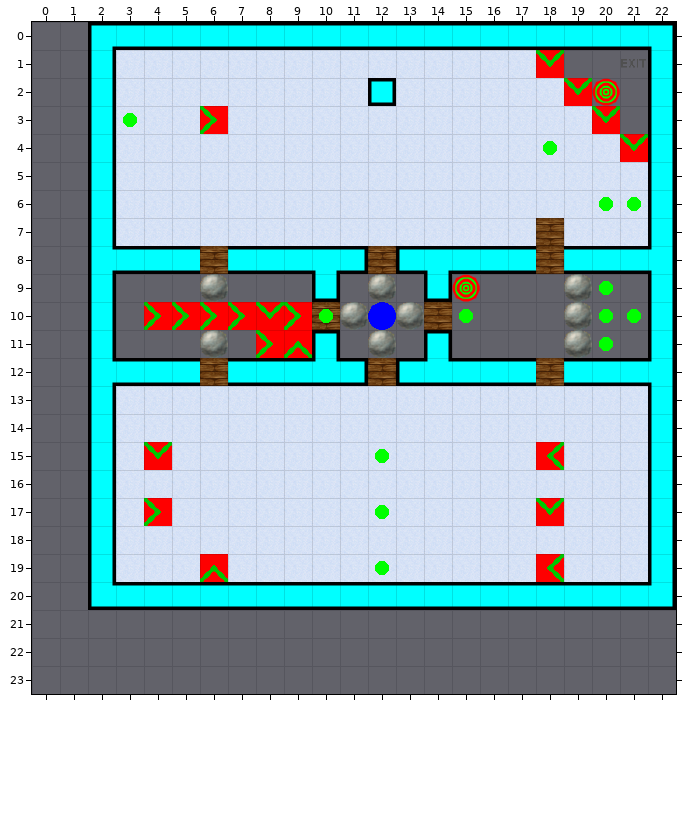
Tiled map, stored at Levels/level13.tmx. The first picture shows the starting point.
Cells are 32x32 px. Shown: x 0..22, y 0..23. The old version is drawn lined up with the new one.
Now the later version:
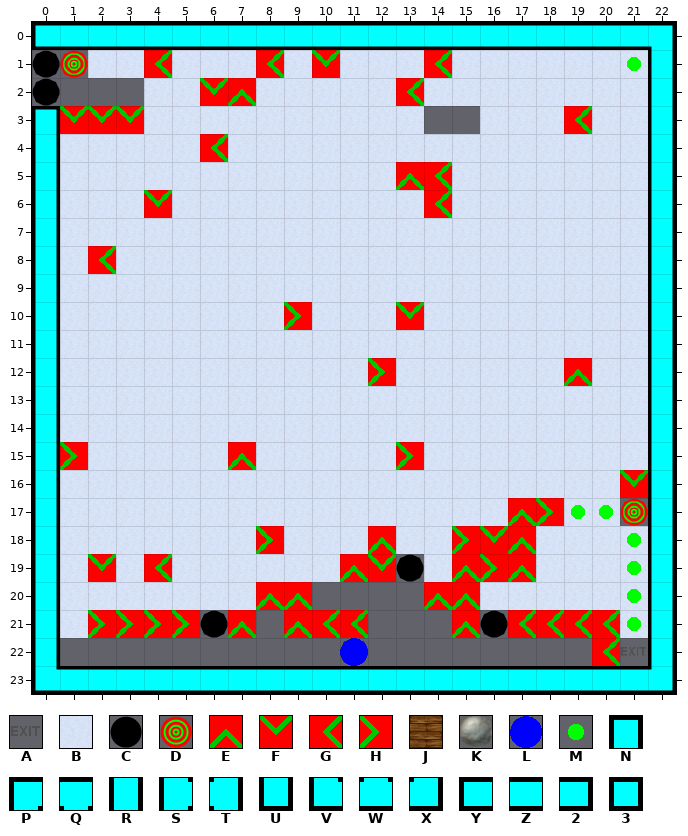
Key: from "Layer0": A 0, B 2, C 3, D 4, E 8, F 9, G 10, H 11; from "Layer1": J 0; from "Layer2": K 0; from "Layer3": L 0, M 1; from "Walls": N 3, P 4, Q 5, R 14, S 15, T 17, U 25, V 26, W 27, X 28, Y 33, Z 34, 2 35, 3 36.
_ is an empty cell, # one hidden under a higher layer.
The edit:
map size 21x21 -> 23x24 cells (old content now starts at 2,0; both pictures use the new coordinates)
Layer "Layer 0":
y 0: x 0..2 __P -> YZZ
y 1: x 0..2 __R -> CDB; x 4 B -> G; x 8 B -> G; x 10 B -> F; x 14 B -> G; x 18..21 F__A -> BBBB
y 2: x 0 _ -> C; x 2..3 RB -> __; x 6..7 BB -> FE; x 12..13 3B -> BG; x 19..21 FD_ -> BBB
y 3: x 0..3 __RB -> NFFF; x 6 H -> B; x 14..15 BB -> __; x 19..21 BF_ -> GBB
y 4: x 0..2 __R -> RBB; x 6 B -> G; x 21 F -> B
y 5: x 0..2 __R -> RBB; x 13..14 BB -> EG
y 6: x 0..2 __R -> RBB; x 4 B -> F; x 14 B -> G
y 7: x 0..2 __R -> RBB; x 18 # -> B
y 8: x 0..22 __SZZZ#ZZZQ2#YQZZZ#ZZZT -> RBGBBBBBBBBBBBBBBBBBBBR
y 9: x 0..21 __R_______U___UD______ -> RBBBBBBBBBBBBBBBBBBBBB
y 10: x 0..8 __R_HHHHF -> RBBBBBBBB; x 10..21 #___#_______ -> BBBFBBBBBBBB
y 11: x 0..21 __R_____HEN___N_______ -> RBBBBBBBBBBBBBBBBBBBBB
y 12: x 0..22 __SZZZ#ZZZW2#YWZZZ#ZZZT -> RBBBBBBBBBBBHBBBBBBEBBR
y 13..14: x 0..2 __R -> RBB
y 15: x 0..2 __R -> RHB; x 4 F -> B; x 7 B -> E; x 13 B -> H; x 18 G -> B
y 16: x 0..2 __R -> RBB; x 21 B -> F
y 17: x 0..2 __R -> RBB; x 4 H -> B; x 17..18 BF -> EH; x 21 B -> D
y 18: x 0..2 __R -> RBB; x 8 B -> H; x 12 B -> E; x 15..17 BBB -> HFE
y 19: x 0..2 __R -> RBF; x 4 B -> G; x 6 E -> B; x 11..13 BBB -> EFC; x 15..18 BBBG -> EHEB
y 20: x 0..22 __VZZZZZZZZZZZZZZZZZZZX -> RBBBBBBBEE____EEBBBBBBR
y 21: x 0..7 ________ -> RBHHHHCE; x 9..11 ___ -> EGG; x 15..22 ________ -> ECGGGGBR
y 22: x 0 _ -> R; x 20..22 ___ -> GAR
y 23: x 0..22 _______________________ -> VZZZZZZZZZZZZZZZZZZZZZX
Layer "Layer 1":
y 7: x 18 J -> _
y 8: x 6 J -> _; x 12 J -> _; x 18 J -> _
y 10: x 10 J -> _; x 14 J -> _
y 12: x 6 J -> _; x 12 J -> _; x 18 J -> _
Layer "Layer 2":
y 9: x 6 K -> _; x 12 K -> _; x 19 K -> _
y 10: x 11 K -> _; x 13 K -> _; x 19 K -> _
y 11: x 6 K -> _; x 12 K -> _; x 19 K -> _
Layer "Layer 3":
y 1: x 21 _ -> M
y 3: x 3 M -> _
y 4: x 18 M -> _
y 6: x 20..21 MM -> __
y 9: x 20 M -> _
y 10: x 10 M -> _; x 12 L -> _; x 15 M -> _; x 20..21 MM -> __
y 11: x 20 M -> _
y 15: x 12 M -> _
y 17: x 12 M -> _; x 19..20 __ -> MM
y 18: x 21 _ -> M
y 19: x 12 M -> _; x 21 _ -> M
y 20..21: x 21 _ -> M
y 22: x 11 _ -> L
Changed places in both pictures, as pixel boxes (x1, y1, x2, y2):
changed: (32, 22, 676, 694)
